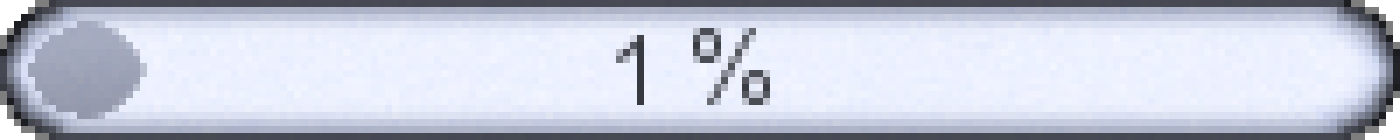
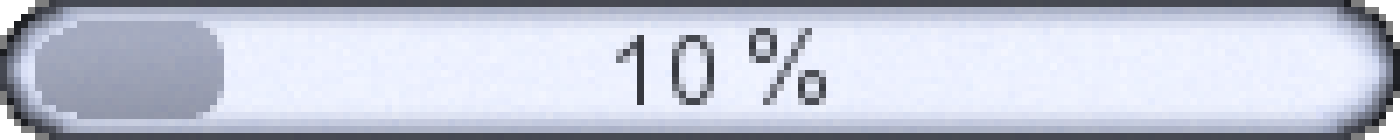
The second w=1400, h=140 image is a revision of the first. Changes to its layers:
renamed "1 %" to "10 %", painted on it over [672, 28, 826, 105]
painted on "Calque #1" over [28, 21, 224, 119]
